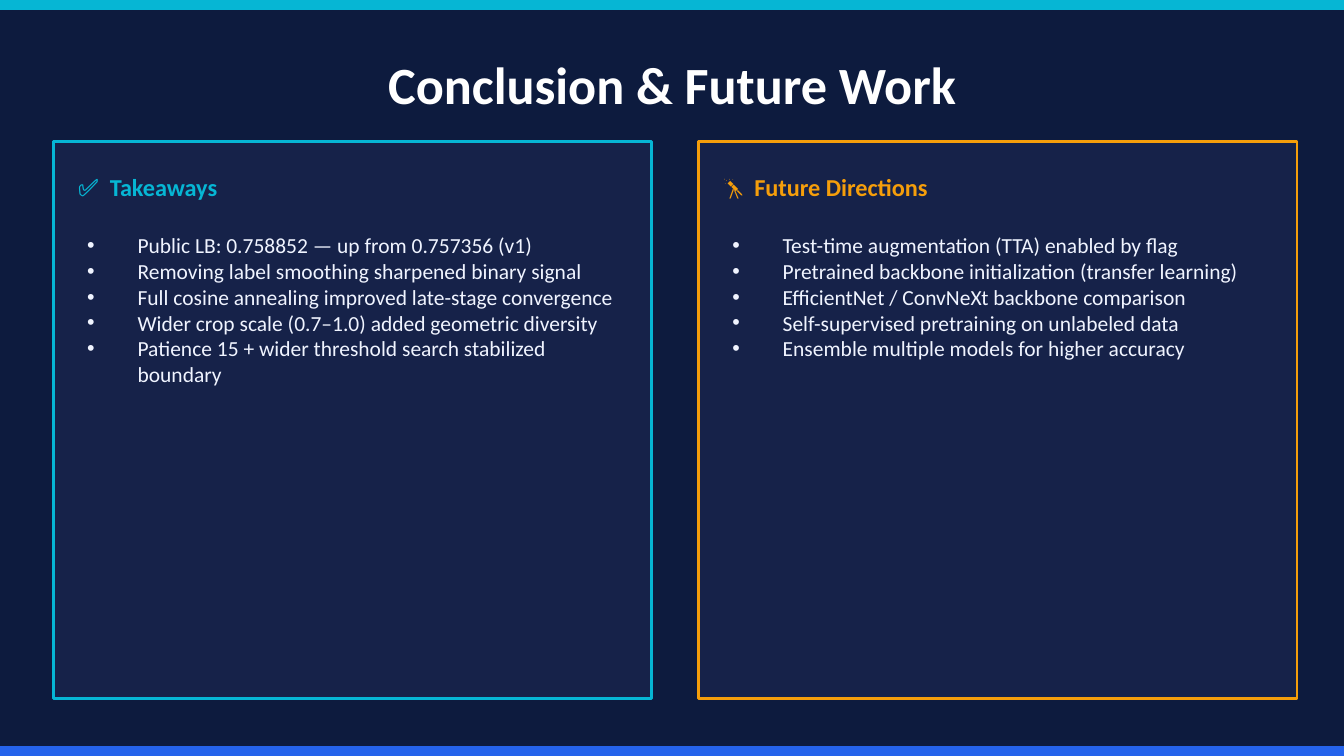
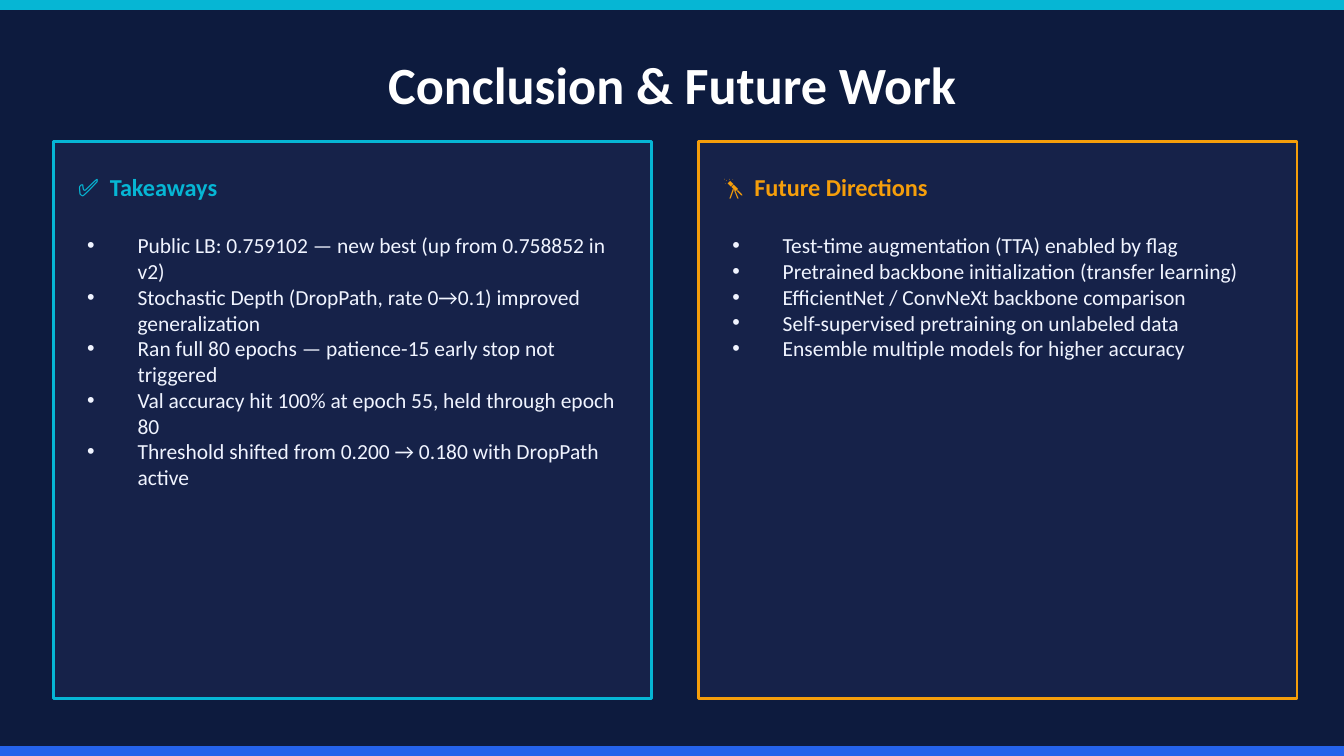
Before and after one commit to lochansurya/CS5480-DL-Kaggle-Competition-2026, a slide deck: slide 9 of presentation/ImagesBinaryClassification.pptx. Drawn at 1344x756 pixels with LibreOffice and Linux fonts; fonts in the diff are those of the drawing. Boxes give left, top, right and bottom in pixels: in the first picture for what was removed or moved away, otherwise in the second. Text is boxed around its words. In the diff, an @@ line names an element or a change of style, - is before the commit and + after.

Commit message:
add stochastic depth; score: 0.759102;

```diff
--- a/presentation/ImagesBinaryClassification.pptx
+++ b/presentation/ImagesBinaryClassification.pptx
@@ text at [138, 237, 615, 485]: text changed @@
-• Public LB: 0.758852 — up from 0.757356 (v1)
-• Removing label smoothing sharpened binary signal
-• Full cosine annealing improved late-stage convergence
-• Wider crop scale (0.7–1.0) added geometric diversity
-• Patience 15 + wider threshold search stabilized boundary
+• Public LB: 0.759102 — new best (up from 0.758852 in v2)
+• Stochastic Depth (DropPath, rate 0→0.1) improved generalization
+• Ran full 80 epochs — patience-15 early stop not triggered
+• Val accuracy hit 100% at epoch 55, held through epoch 80
+• Threshold shifted from 0.200 → 0.180 with DropPath active
```
Also in this commit, not shown: 7 other slides changed.
